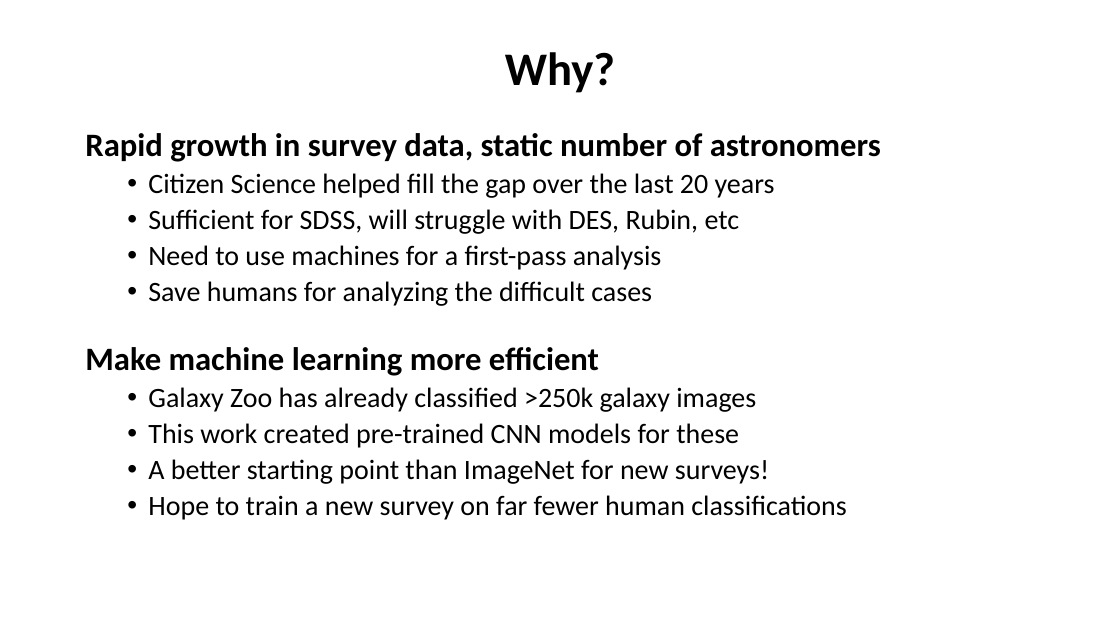
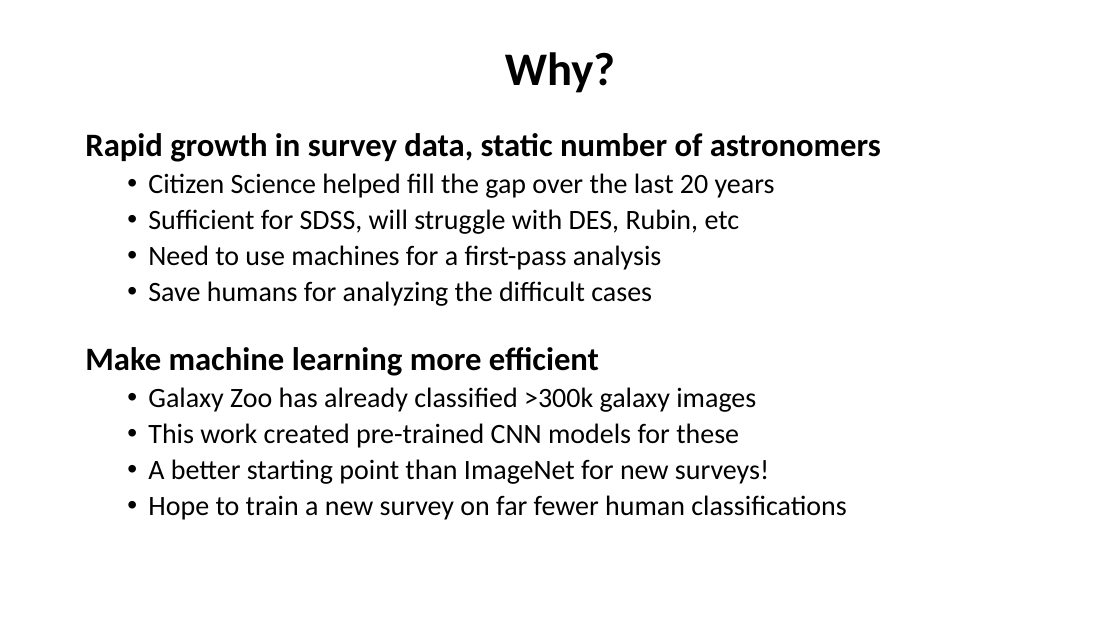
Before and after one commit to colinleach/proj502, a slide deck: slide 2 of project_report/Colin Leach project for ASTR 502.pptx. Drawn at 1120x630 pixels with LibreOffice and Linux fonts; fonts in the diff are those of the drawing. Boxes give left, top, right and bottom in pixels: in the first picture for what was removed or moved away, otherwise in the second. Text is boxed around its words. In the diff, an @@ line names an element or a change of style, - is before the commit and + after.

```diff
--- a/project_report/Colin Leach project for ASTR 502.pptx
+++ b/project_report/Colin Leach project for ASTR 502.pptx
@@ text at (x1=148, y1=387, x2=756, y2=412): text changed @@
-  • Galaxy Zoo has already classified >250k galaxy images
+  • Galaxy Zoo has already classified >300k galaxy images
```
Also in this commit, not shown: 4 other slides changed, 2 slides added.
